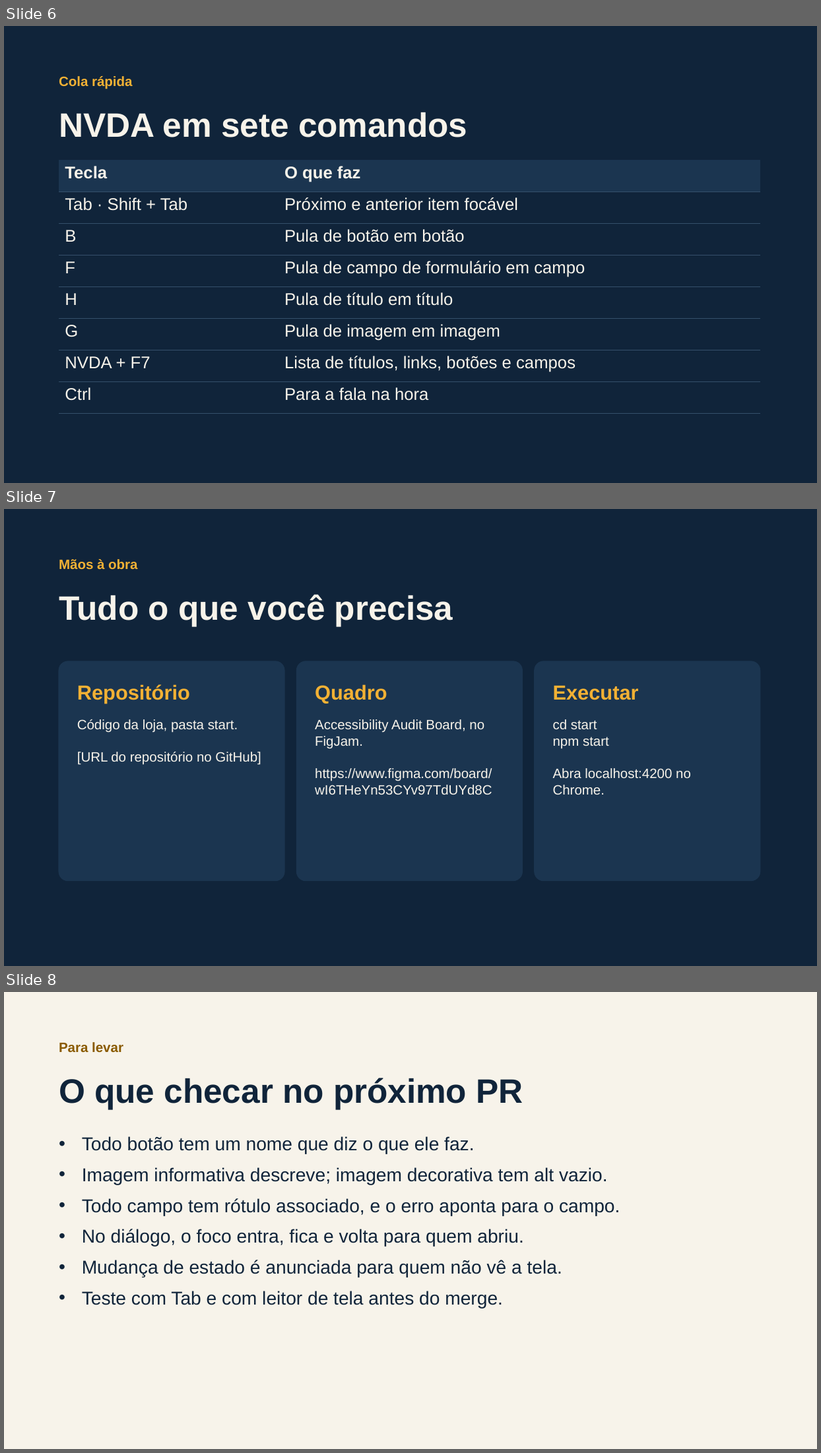
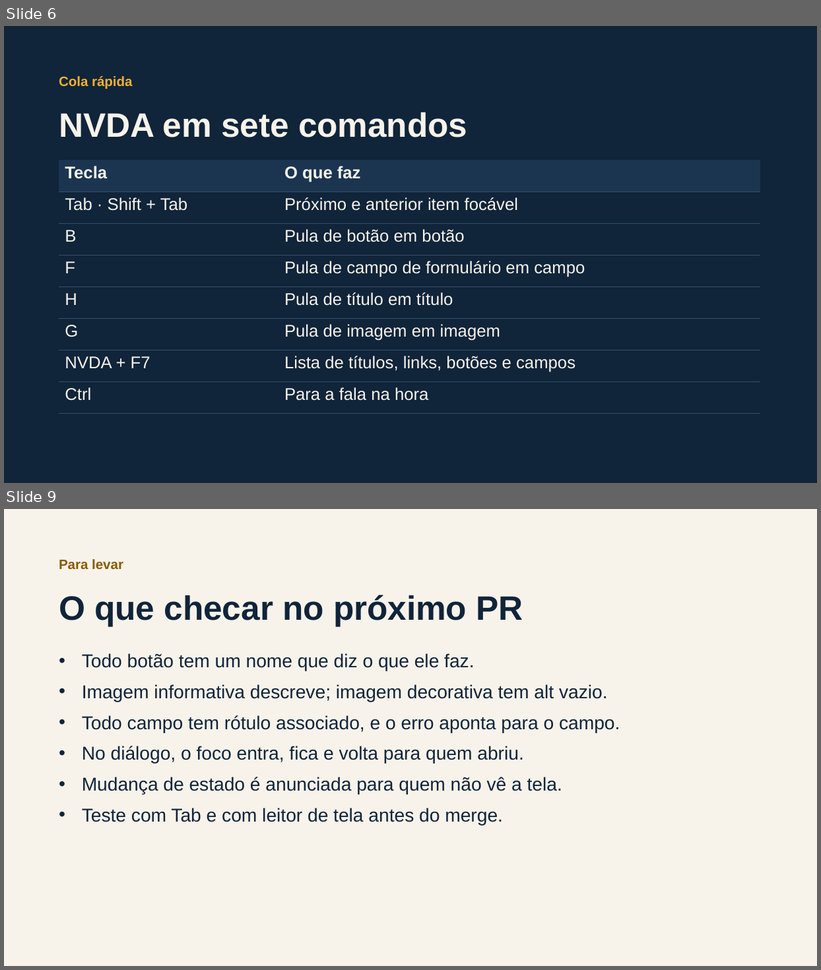
Before and after one commit to thafisG/workshop-a11y-angular, a slide deck: slides/workshop-a11y-angular-slides.pptx. Shown one above the other, each under a label of ours: slides 6, 7 and 8 before the commit, slides 6 and 9 after it; the slides between them are not shown. The pictures are 821x1453 and 821x970 pixels, drawn with LibreOffice and Linux fonts; fonts in the diff are those of the drawing. Boxes give left, top, right and bottom in pixels: in the first picture for what was removed or moved away, otherwise in the second. Text is boxed around its words. In the diff, an @@ line names an element or a change of style, - is before the commit and + after.

```diff
--- a/slides/workshop-a11y-angular-slides.pptx
+++ b/slides/workshop-a11y-angular-slides.pptx
@@ slide 7 removed at box(4, 509, 817, 966), background #10243A @@
@@ text removed at box(59, 559, 137, 570) @@
-Mãos à obra
@@ text removed at box(59, 594, 453, 626) @@
-Tudo o que você precisa
@@ rounded rectangle removed at box(59, 661, 284, 881) @@
@@ rounded rectangle removed at box(297, 661, 523, 881) @@
@@ rounded rectangle removed at box(535, 661, 760, 881) @@
@@ text removed at box(77, 685, 190, 704) @@
-Repositório
@@ text removed at box(315, 685, 387, 704) @@
-Quadro
@@ text removed at box(553, 685, 639, 700) @@
-Executar
@@ text removed at box(77, 720, 261, 765) @@
-Código da loja, pasta start.
-[URL do repositório no GitHub]
@@ text removed at box(315, 720, 492, 795) @@
-Accessibility Audit Board, no FigJam.
-https://www.figma.com/board/wI6THeYn53CYv97TdUYd8C
@@ text removed at box(553, 720, 691, 795) @@
-cd start
-npm start
-Abra localhost:4200 no Chrome.
@@ what was slide 8 is now slide 9 @@
```
Also in this commit, not shown: 1 slide changed, 2 slides added, 1 other file.
